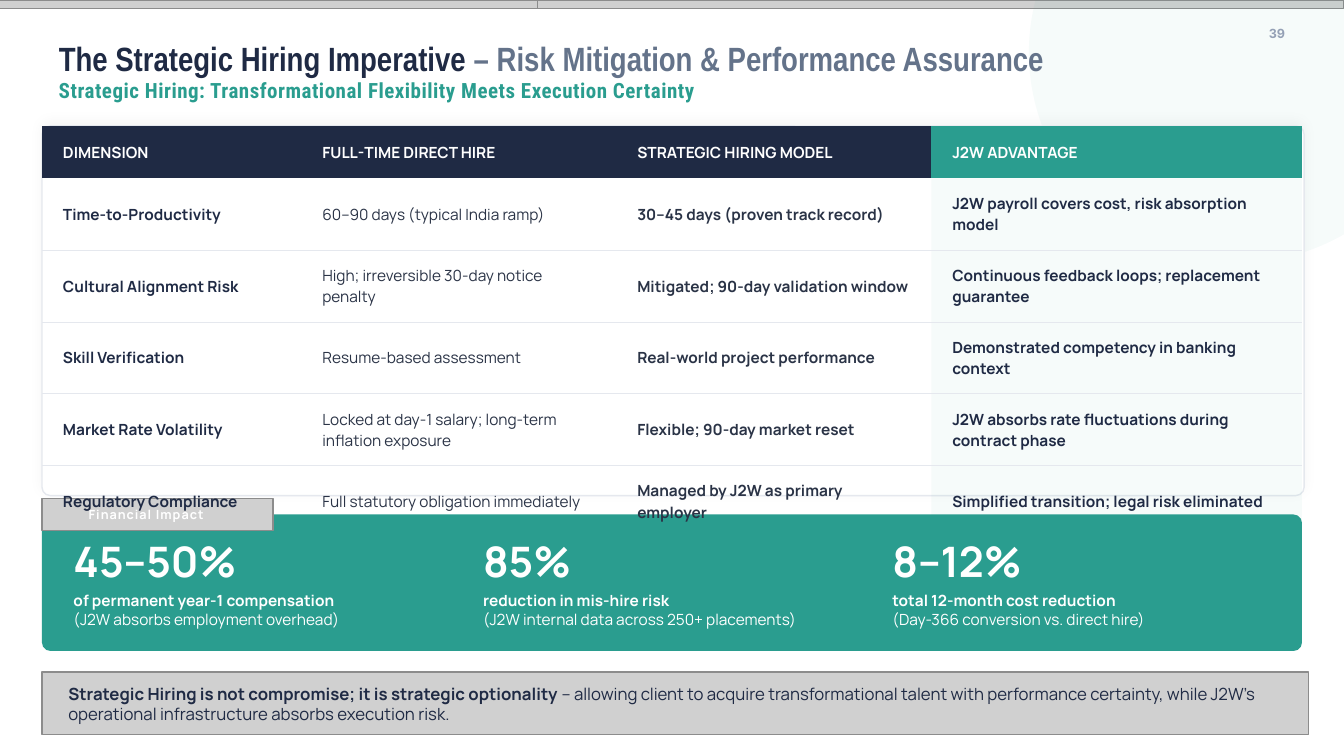
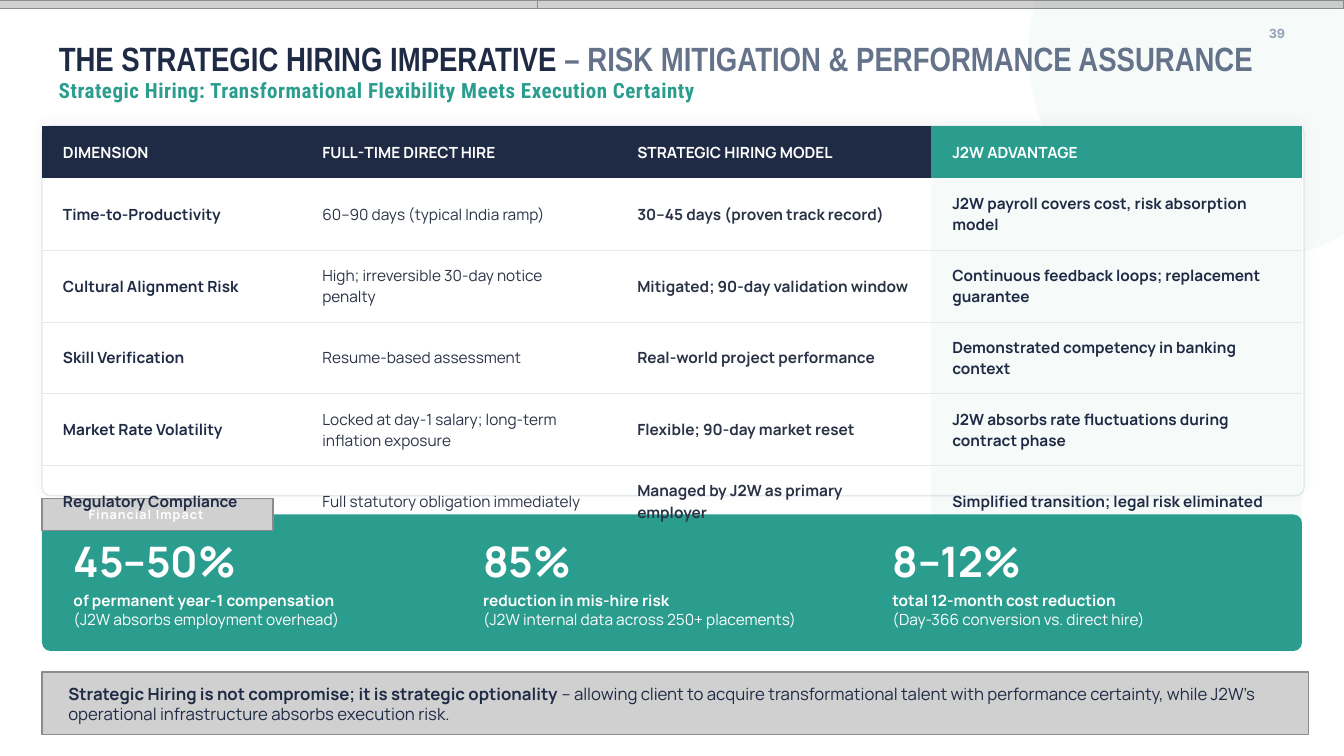
Before and after one commit to athu07/Deck-Engine, a slide deck: slide 23 of data/decks/WORKING_COPY_Master_Deck.pptx. Drawn at 1344x756 pixels with LibreOffice and Linux fonts; fonts in the diff are those of the drawing; grey boxes stand for pictures; background and template pictures are left out. Boxes give left, top, right and bottom in pixels: in the first picture for what was removed or moved away, otherwise in the second. Text is boxed around its words. In the diff, an @@ line names an element or a change of style, - is before the commit and + after.

```diff
--- a/data/decks/WORKING_COPY_Master_Deck.pptx
+++ b/data/decks/WORKING_COPY_Master_Deck.pptx
@@ text at [59, 47, 1252, 72]: text changed @@
-The Strategic Hiring Imperative – Risk Mitigation & Performance Assurance
+THE STRATEGIC HIRING IMPERATIVE – RISK MITIGATION & PERFORMANCE ASSURANCE
```
Also in this commit, not shown: 8 other slides changed, 12 other files.
